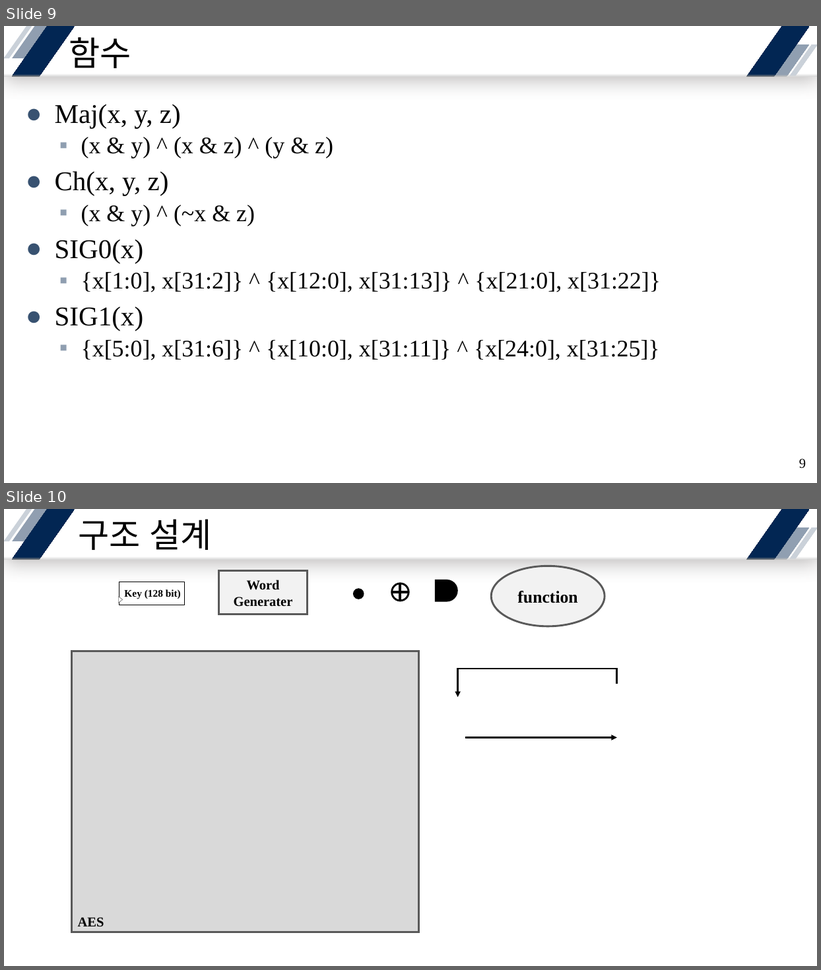
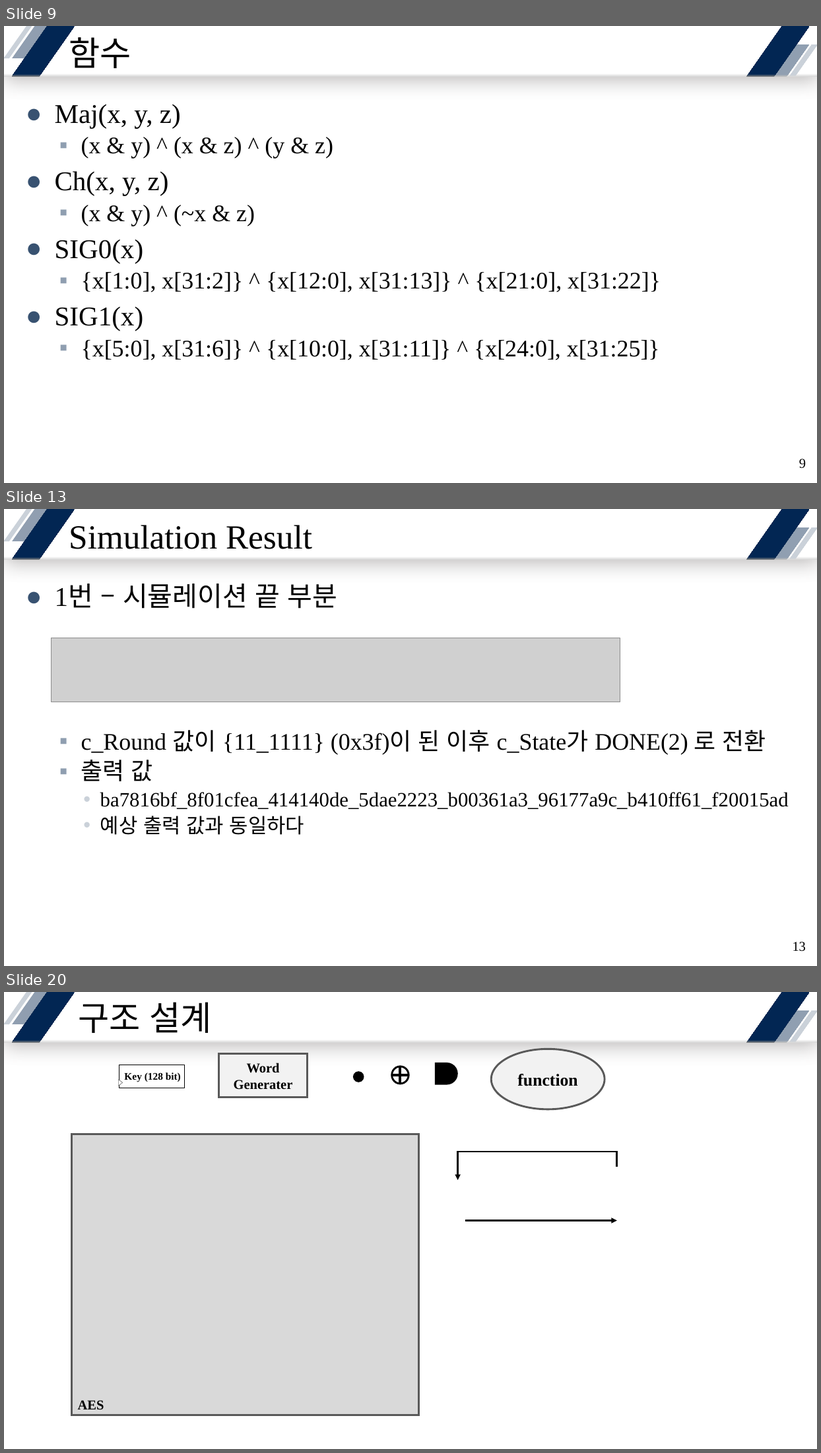
Before and after one commit to yuyu0830/FPGA_AES128, a slide deck: SHA/SHA256/Presentation/SHA256.pptx. Shown one above the other, each under a label of ours: slides 9 and 10 before the commit, slides 9, 13 and 20 after it; the slides between them are not shown. The pictures are 821x970 and 821x1453 pixels, drawn with LibreOffice and Linux fonts; fonts in the diff are those of the drawing; grey boxes stand for pictures. Boxes give left, top, right and bottom in pixels: in the first picture for what was removed or moved away, otherwise in the second. Text is boxed around its words. In the diff, an @@ line names an element or a change of style, - is before the commit and + after.

```diff
--- a/SHA/SHA256/Presentation/SHA256.pptx
+++ b/SHA/SHA256/Presentation/SHA256.pptx
@@ slide 13 added at (x1=4, y1=509, x2=817, y2=966), background #FFFFFF; not listed: 7 template elements that a slide beside it also shows @@
@@ title added at (x1=69, y1=525, x2=312, y2=549), 40 pt, text #000000 @@
+Simulation Result
@@ text added at (x1=55, y1=584, x2=789, y2=835), 24 pt, text #000000 @@
+● 1번 – 시뮬레이션 끝 부분
+  ▪ c_Round 값이 {11_1111} (0x3f)이 된 이후 c_State가 DONE(2) 로 전환
+  ▪ 출력 값
+    • ba7816bf_8f01cfea_414140de_5dae2223_b00361a3_96177a9c_b410ff61_f20015ad
+    • 예상 출력 값과 동일하다
@@ picture added at (x1=52, y1=638, x2=620, y2=702) @@
@@ page number added at (x1=793, y1=942, x2=806, y2=952), 16 pt, text #000000 @@
+13
@@ what was slide 10 is now slide 20 @@
```
Also in this commit, not shown: 5 slides changed, 9 other slides added, 17 other files.
